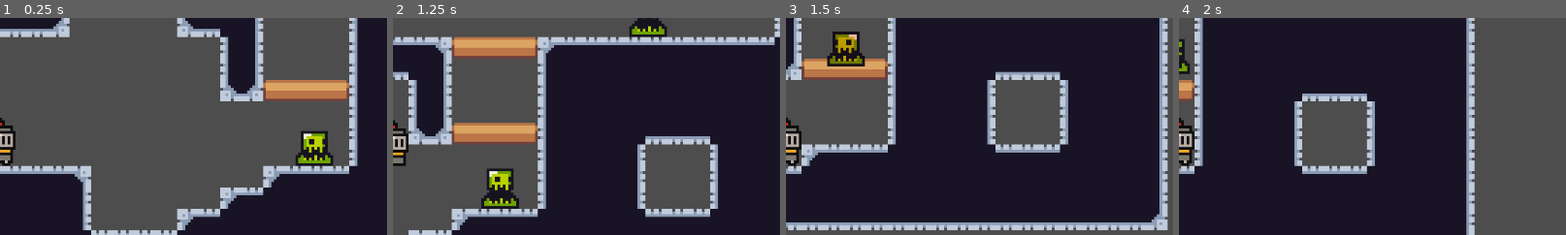
Above: before the commit, frames 1-4 (left to right).
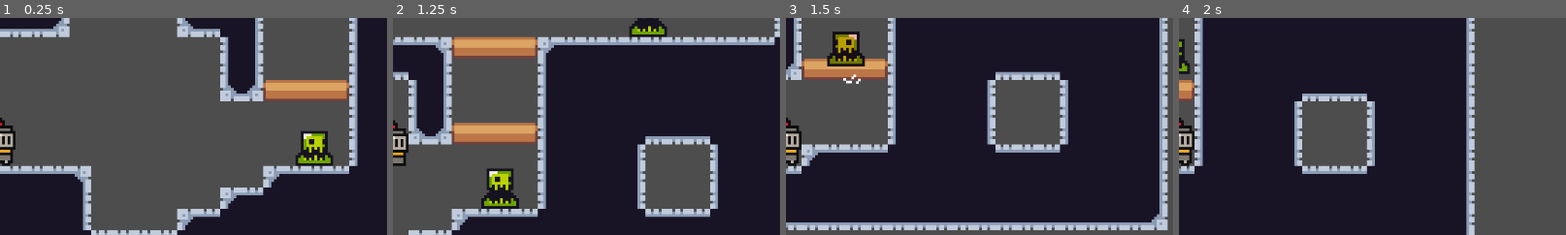
Above: after the commit, the same moments.

Repository: Visssarion/godot-simple-platformer
Game: Godot game, scene res://scenes/main/main_scene.tscn
Two runs of this game, one before a commit and one after it. Both use one fixed random seed, a clock stepped at 60 frames per second and the inputs below. The engine's default icon, where the game draws it, is replaced by a stand-in: a white triangle on a blue panel in a dark square.
Inputs:
- Up to frame 1 (0.25 s): no input
- Up to frame 2 (1.25 s): hold D (move_right) from 0.53 s (still down); tap J (attack) at 0.6 s; tap Space (jump) at 0.77 s
- Up to frame 3 (1.5 s): keep holding D (move_right); tap J (attack) at 1.35 s
- Up to frame 4 (2 s): keep holding D (move_right); tap Space (jump) at 1.52 s
The pictures show only the part of the screen within x 50-100%, y 21-71%; the shares and areas given below are measured in that part.

Frames 1-2 are identical in both runs. In frame 3, less than 0.1% of the frame differs, in the area x 14-20%, y 25-31%; in frame 4, nothing differs.

Commit message:
Add Particles

Diff:
--- a/scenes/entities/enemy/enemy.tscn
+++ b/scenes/entities/enemy/enemy.tscn
@@ -38,6 +38,18 @@
 "update": 0,
 "values": [Color(1, 1, 1, 1), Color(1, 0, 0, 1), Color(1, 1, 1, 1)]
 }
+tracks/1/type = "value"
+tracks/1/imported = false
+tracks/1/enabled = true
+tracks/1/path = NodePath("CPUParticles2D:emitting")
+tracks/1/interp = 1
+tracks/1/loop_wrap = true
+tracks/1/keys = {
+"times": PackedFloat32Array(0.0333333),
+"transitions": PackedFloat32Array(1),
+"update": 1,
+"values": [true]
+}
 
 [sub_resource type="Animation" id="Animation_8ei1b"]
 length = 0.001
@@ -53,6 +65,18 @@
 "update": 0,
 "values": [Color(1, 1, 1, 1)]
 }
+tracks/1/type = "value"
+tracks/1/imported = false
+tracks/1/enabled = true
+tracks/1/path = NodePath("CPUParticles2D:emitting")
+tracks/1/interp = 1
+tracks/1/loop_wrap = true
+tracks/1/keys = {
+"times": PackedFloat32Array(0),
+"transitions": PackedFloat32Array(1),
+"update": 1,
+"values": [false]
+}
 
 [sub_resource type="AnimationLibrary" id="AnimationLibrary_frkcr"]
 _data = {
@@ -165,6 +189,17 @@
 position = Vector2(0, -0.5)
 shape = SubResource("RectangleShape2D_frkcr")
 
+[node name="CPUParticles2D" type="CPUParticles2D" parent="."]
+emitting = false
+lifetime = 0.3
+one_shot = true
+explosiveness = 1.0
+lifetime_randomness = 0.11
+direction = Vector2(0, -1)
+gravity = Vector2(0, 200)
+initial_velocity_min = 50.0
+initial_velocity_max = 100.0
+
 [connection signal="damage_received" from="HealthComponent" to="." method="_on_health_component_damage_received"]
 [connection signal="damage_received" from="HealthComponent" to="AnimationPlayer" method="_on_health_component_damage_received"]
 [connection signal="death" from="HealthComponent" to="." method="queue_free"]
